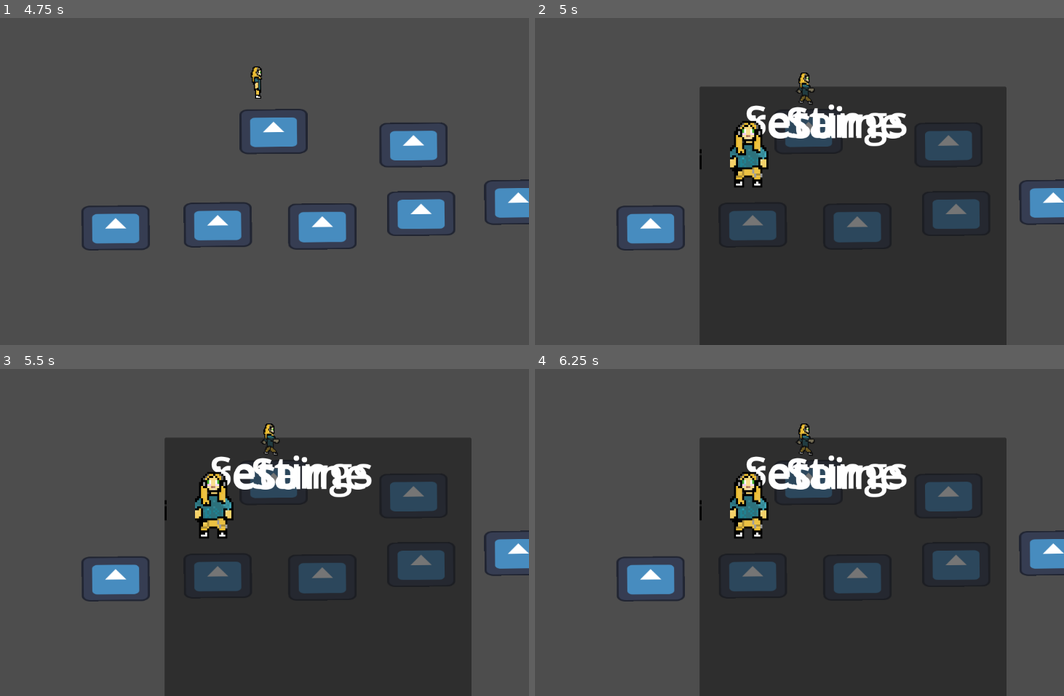
Above: before the commit, frames 1-4 (two rows, left to right).
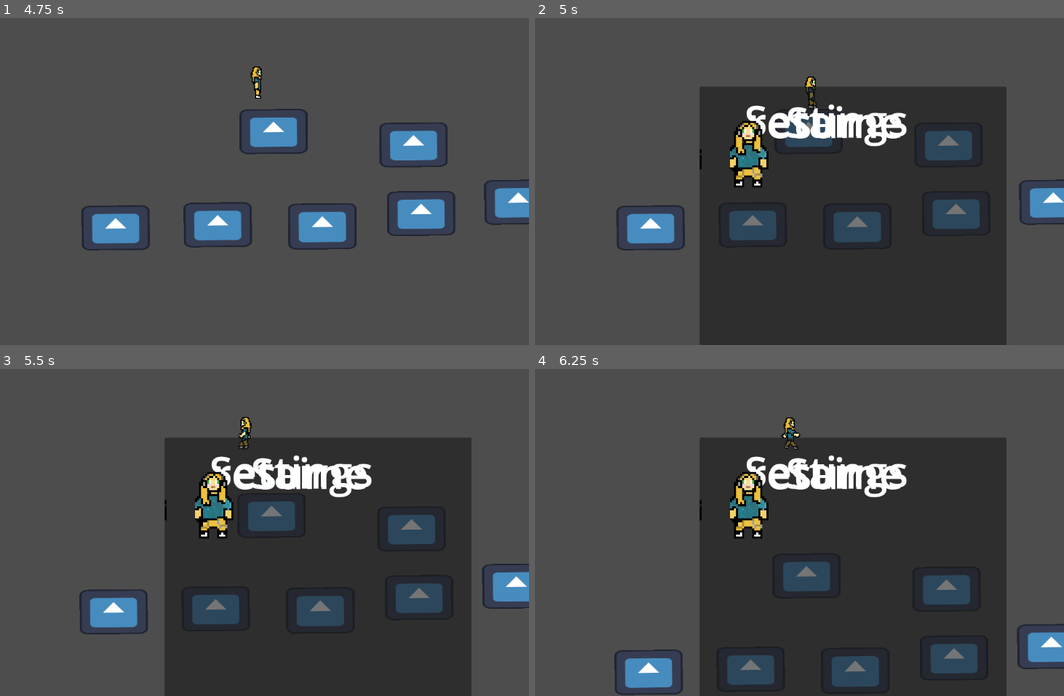
Above: after the commit, the same moments.

Repository: TalesMarc/AngelaCultoRepository
Game: Godot game, scene res://inicio.tscn
Two runs of this game, one before a commit and one after it. Both use one fixed random seed, a clock stepped at 60 frames per second and the inputs below. The engine's default icon, where the game draws it, is replaced by a stand-in: a white triangle on a blue panel in a dark square.
Inputs:
- Up to frame 1 (4.75 s): click "Play" at 0.5 s; hold D (move_right) 1.28-2.78 s; tap Space (jump) at 1.52, 2.27, 3.77, 4.52 s; hold A (move_left) 2.78-3.53 s; hold D (move_right) from 3.53 s (still down)
- Up to frame 2 (5 s): keep holding D (move_right); tap Escape (Menu_Game) at 4.9 s
- Up to frame 3 (5.5 s): release D (move_right) at 5.03 s; hold A (move_left) from 5.03 s (still down); tap Space (jump) at 5.27 s
- Up to frame 4 (6.25 s): release A (move_left) at 5.78 s; hold D (move_right) from 5.78 s (still down)

Frame 1 is identical in both runs. In frame 2, 0.2% of the frame differs, in the area x 49-54%, y 16-28%; in frame 3, 11%; in frame 4, 11%, in the area x 14-100%, y 14-100%.

Commit message:
Atualização automática do projeto

Diff:
--- a/node_2d.gd
+++ b/node_2d.gd
@@ -1,7 +1,6 @@
 extends Node2D # Ou Control, dependendo do nó principal da sua cena de jogo
 
 @onready var pause_menu = $PauseMenu
-var is_paused = false
 
 func _ready():
 	# Certifica-se de que o menu de pausa esteja inicialmente invisível
@@ -13,16 +12,14 @@
 
 func _input(event):
 	if event.is_action_pressed("Menu_Game"):
-		toggle_pause()
+		toggle_pause_menu() # Renomeei a função para deixar mais claro o propósito
 
-func toggle_pause():
-	is_paused = not is_paused
-	get_tree().paused = is_paused
+func toggle_pause_menu():
 	if is_instance_valid(pause_menu):
-		pause_menu.visible = is_paused
+		pause_menu.visible = not pause_menu.visible
 		# Se pause_menu for um Control, gerencia o foco
 		if pause_menu is Control:
-			if is_paused:
+			if pause_menu.visible:
 				pause_menu.grab_focus()
 				pause_menu.mouse_filter = Control.MOUSE_FILTER_STOP
 			else:
@@ -31,10 +28,10 @@
 				pause_menu.mouse_filter = Control.MOUSE_FILTER_IGNORE
 
 func _on_resume_button_pressed():
-	toggle_pause()
+	toggle_pause_menu() # Agora fecha o menu, já que o jogo não está pausado
 
 func _on_main_menu_button_pressed():
-	get_tree().paused = false
+	# Aqui você colocaria a lógica para ir para o menu principal
 	get_tree().change_scene_to_file("res://inicio.tscn")
 
 func _on_quit_button_pressed():
